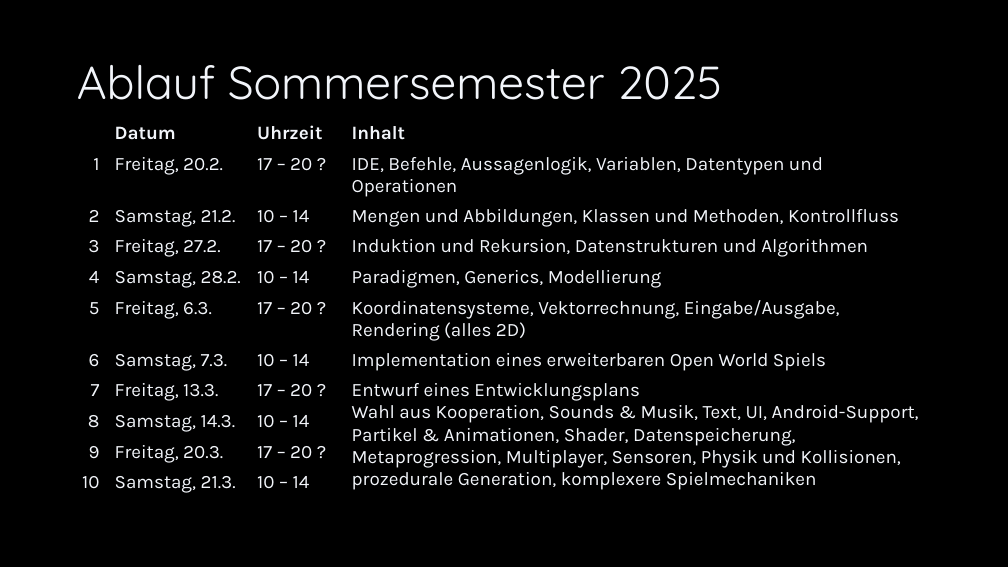
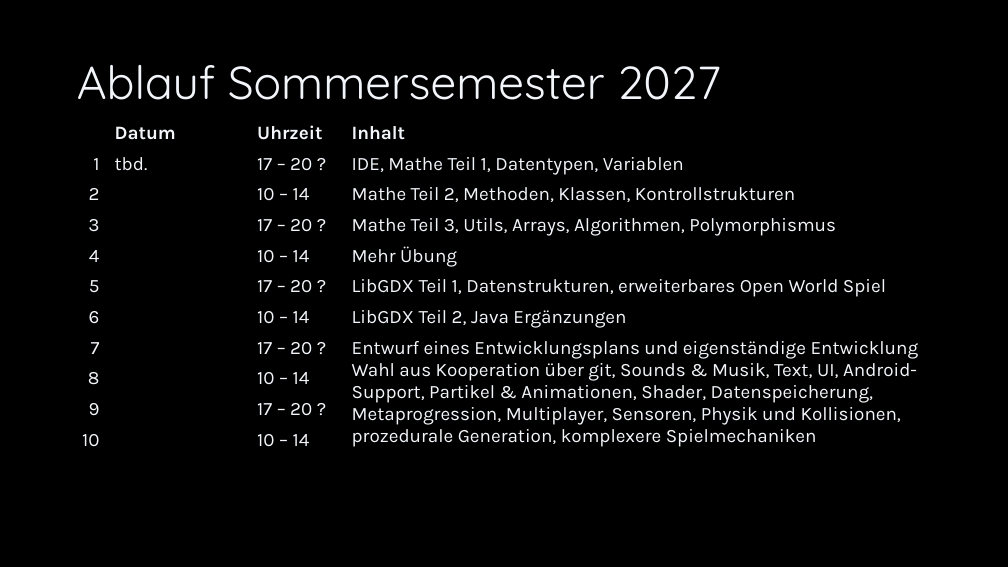
Before and after one commit to Cactusroot/Java, a slide deck: slide 3 of src/Infos.pptx (slide 5 before the commit). Drawn at 1008x567 pixels with LibreOffice and Linux fonts; fonts in the diff are those of the drawing. Boxes give left, top, right and bottom in pixels: in the first picture for what was removed or moved away, otherwise in the second. Text is boxed around its words. In the diff, an @@ line names an element or a change of style, - is before the commit and + after.

```diff
--- a/src/Infos.pptx
+++ b/src/Infos.pptx
@@ title at <box>77,65,721,100</box>: text changed @@
-Ablauf Sommersemester 2025
+Ablauf Sommersemester 2027
@@ table at <box>70,119,939,456</box> @@
-row 2, column 2: Freitag, 20.2.
+row 2, column 2: tbd.
-row 2, column 4: IDE, Befehle, Aussagenlogik, Variablen, Datentypen und Operationen
+row 2, column 4: IDE, Mathe Teil 1, Datentypen, Variablen
-row 3, column 2: Samstag, 21.2.
+row 3, column 2: 
-row 3, column 4: Mengen und Abbildungen, Klassen und Methoden, Kontrollfluss
+row 3, column 4: Mathe Teil 2, Methoden, Klassen, Kontrollstrukturen
-row 4, column 2: Freitag, 27.2.
+row 4, column 2: 
-row 4, column 4: Induktion und Rekursion, Datenstrukturen und Algorithmen
+row 4, column 4: Mathe Teil 3, Utils, Arrays, Algorithmen, Polymorphismus
-row 5, column 2: Samstag, 28.2.
+row 5, column 2: 
-row 5, column 4: Paradigmen, Generics, Modellierung
+row 5, column 4: Mehr Übung
-row 6, column 2: Freitag, 6.3.
+row 6, column 2: 
-row 6, column 4: Koordinatensysteme, Vektorrechnung, Eingabe/Ausgabe, Rendering (alles 2D)
+row 6, column 4: LibGDX Teil 1, Datenstrukturen, erweiterbares Open World Spiel
-row 7, column 2: Samstag, 7.3.
+row 7, column 2: 
-row 7, column 4: Implementation eines erweiterbaren Open World Spiels
+row 7, column 4: LibGDX Teil 2, Java Ergänzungen
-row 8, column 2: Freitag, 13.3.
+row 8, column 2: 
-row 8, column 4: Entwurf eines Entwicklungsplans / Wahl aus Kooperation, Sounds & Musik, Text, UI, Android-Support, Partikel & Animationen, Shader, Datenspeicherung, Metaprogression, Multiplayer, Sensoren, Physik und Kollisionen, prozedurale Generation, komplexere Spielmechaniken
+row 8, column 4: Entwurf eines Entwicklungsplans und eigenständige Entwicklung / Wahl aus Kooperation über git, Sounds & Musik, Text, UI, Android-Support, Partikel & Animationen, Shader, Datenspeicherung, Metaprogression, Multiplayer, Sensoren, Physik und Kollisionen, prozedurale Generation, komplexere Spielmechaniken
-row 9, column 2: Samstag, 14.3.
+row 9, column 2: 
-row 10, column 2: Freitag, 20.3.
+row 10, column 2: 
-row 11, column 2: Samstag, 21.3.
+row 11, column 2: 
```
Also in this commit, not shown: 2 other slides changed, 2 other files.
